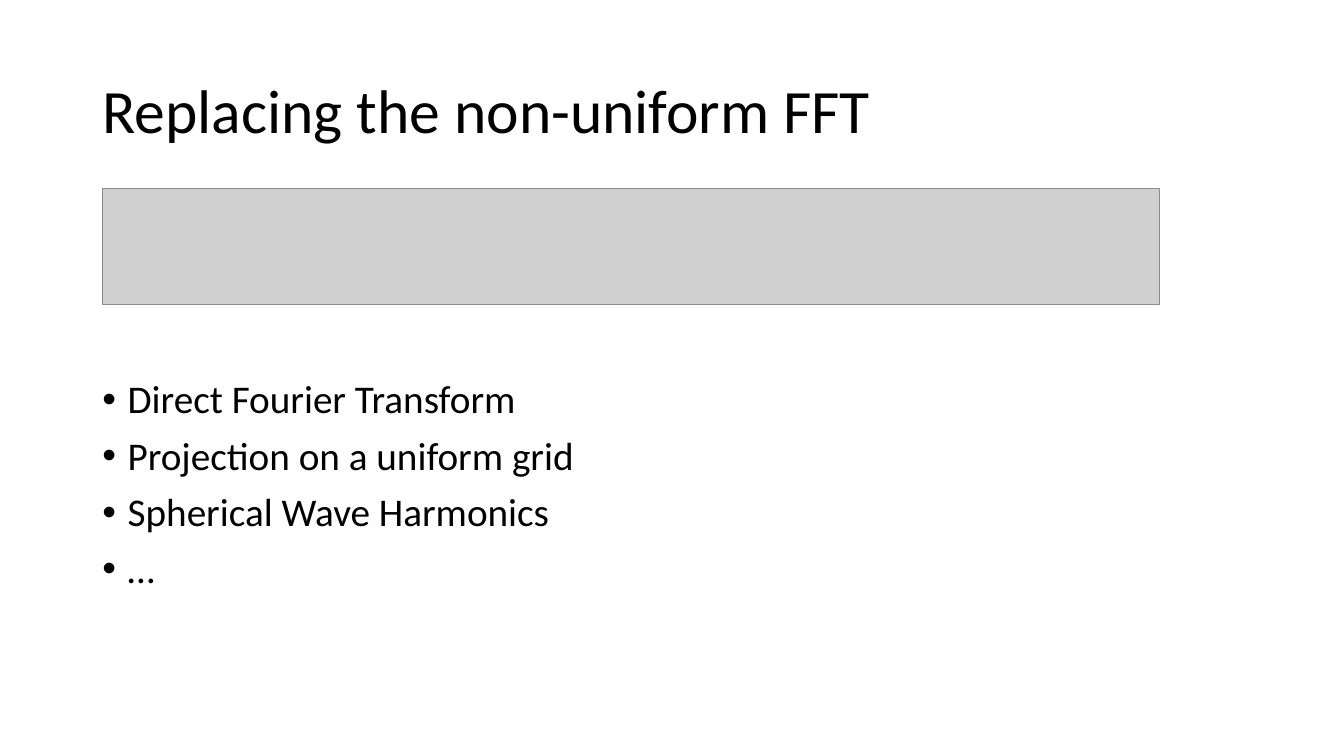
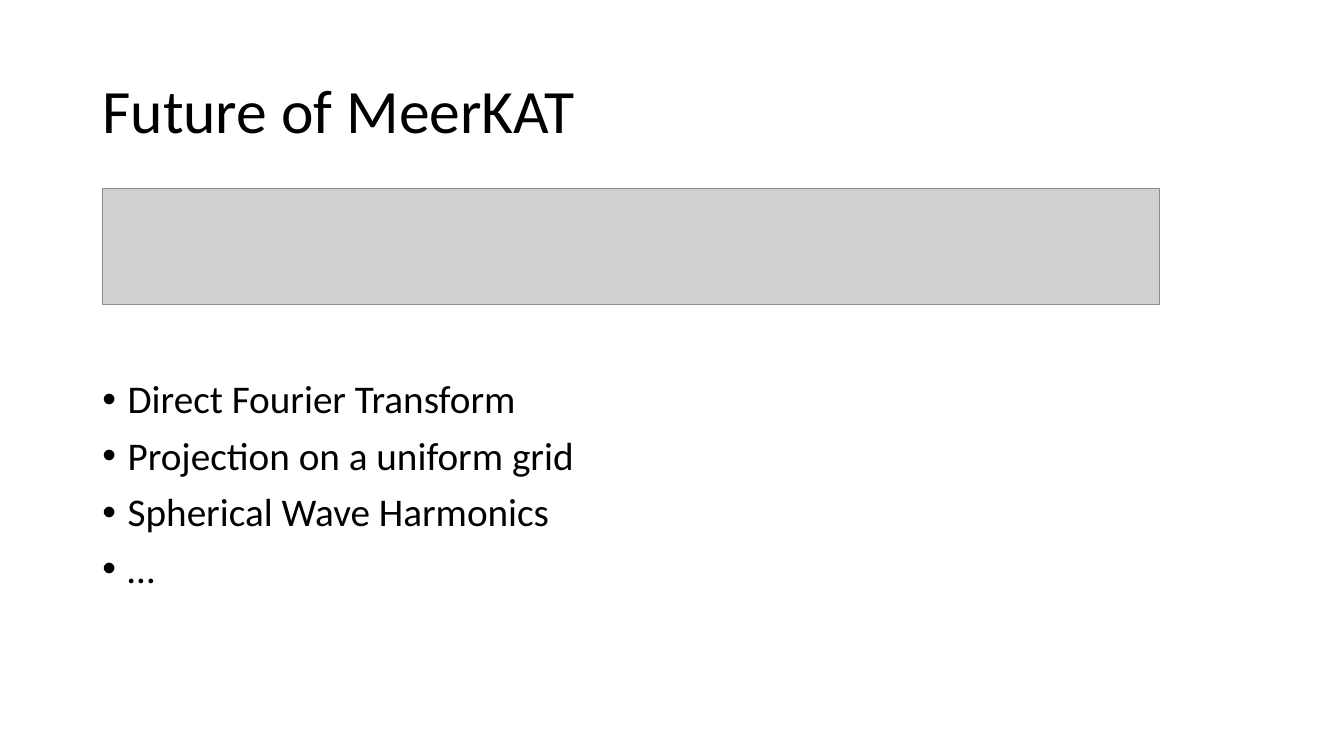
Before and after one commit to lord-blueberry/p8-doc, a slide deck: slide 28 of pp8.pptx (slide 27 before the commit). Drawn at 1344x756 pixels with LibreOffice and Linux fonts; fonts in the diff are those of the drawing; grey boxes stand for pictures. Boxes give left, top, right and bottom in pixels: in the first picture for what was removed or moved away, otherwise in the second. Text is boxed around its words. In the diff, an @@ line names an element or a change of style, - is before the commit and + after.

```diff
--- a/pp8.pptx
+++ b/pp8.pptx
@@ title at (102,90,574,134): text changed @@
-Replacing the non-uniform FFT
+Future of MeerKAT
```
Also in this commit, not shown: 8 other slides changed, 2 slides added, 1 slide removed.
